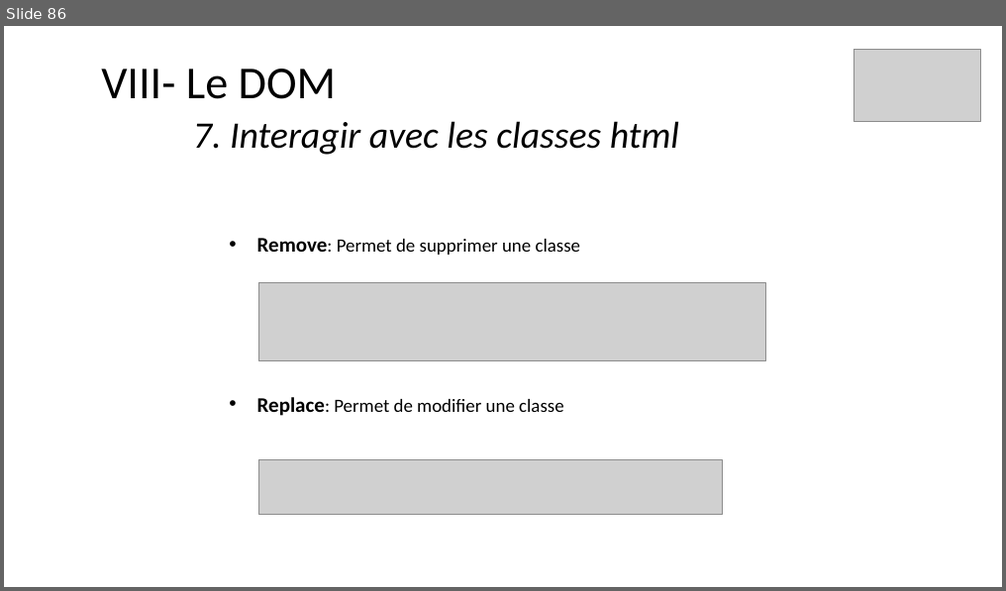
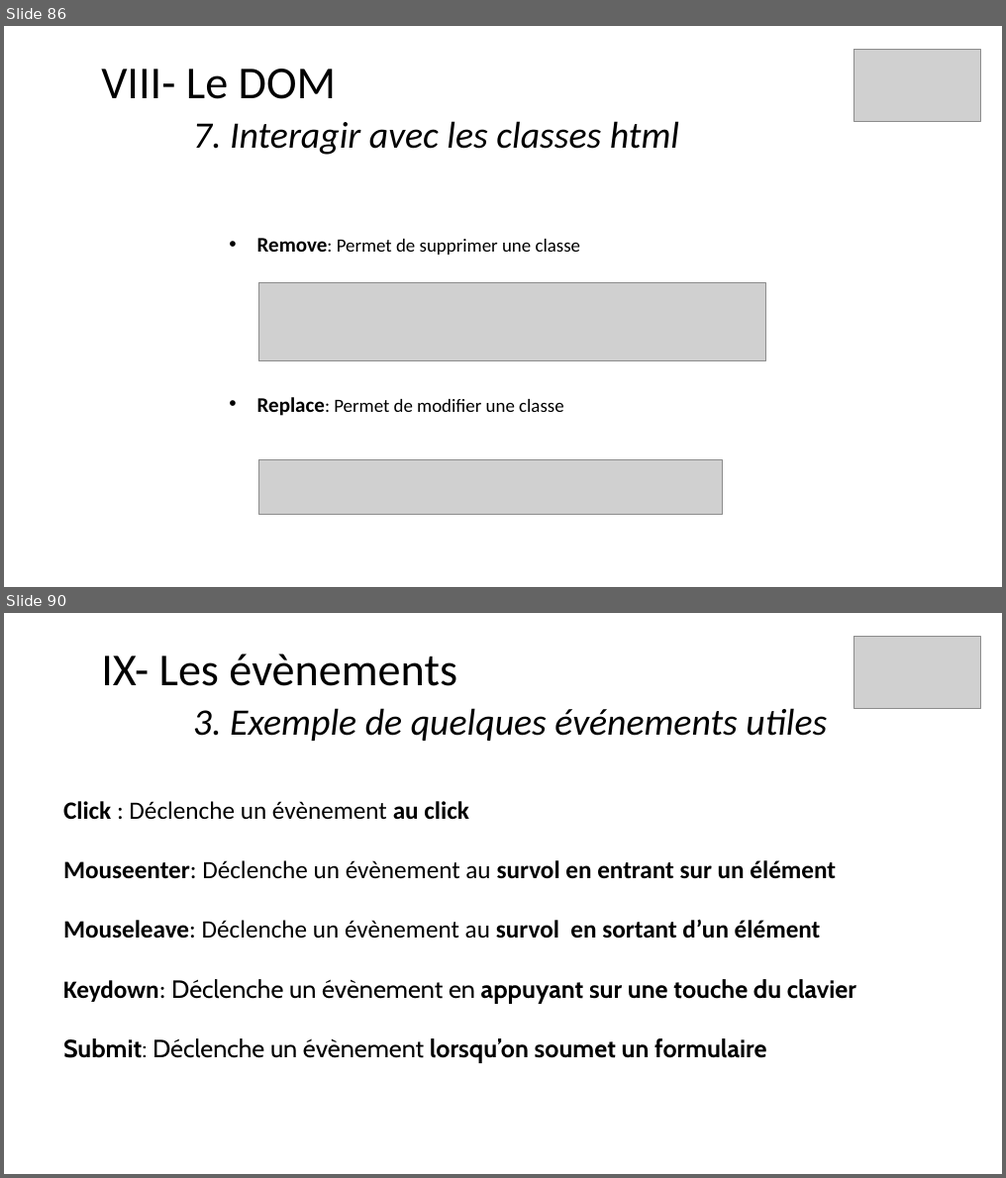
Before and after one commit to ArMb57/JavaScript, a slide deck: cours.pptx. Shown one above the other, each under a label of ours: slide 86 before the commit, slides 86 and 90 after it; the slides between them are not shown. The pictures are 1006x591 and 1006x1178 pixels, drawn with LibreOffice and Linux fonts; fonts in the diff are those of the drawing; grey boxes stand for pictures. Boxes give left, top, right and bottom in pixels: in the first picture for what was removed or moved away, otherwise in the second. Text is boxed around its words. In the diff, an @@ line names an element or a change of style, - is before the commit and + after.

```diff
--- a/cours.pptx
+++ b/cours.pptx
@@ slide 90 added at (x1=4, y1=613, x2=1002, y2=1174), background #FFFFFF @@
@@ picture added at (x1=853, y1=636, x2=981, y2=708) @@
@@ title added at (x1=101, y1=654, x2=827, y2=741), 36 pt, text #000000, italic @@
+IX- Les évènements
+3. Exemple de quelques événements utiles
@@ text added at (x1=63, y1=801, x2=856, y2=1063), 24 pt, text #000000, bold @@
+Click : Déclenche un évènement au click
+Mouseenter: Déclenche un évènement au survol en entrant sur un élément
+Mouseleave: Déclenche un évènement au survol en sortant d’un élément
+Keydown: Déclenche un évènement en appuyant sur une touche du clavier
+Submit: Déclenche un évènement lorsqu’on soumet un formulaire
```
Also in this commit, not shown: 9 other slides added.
